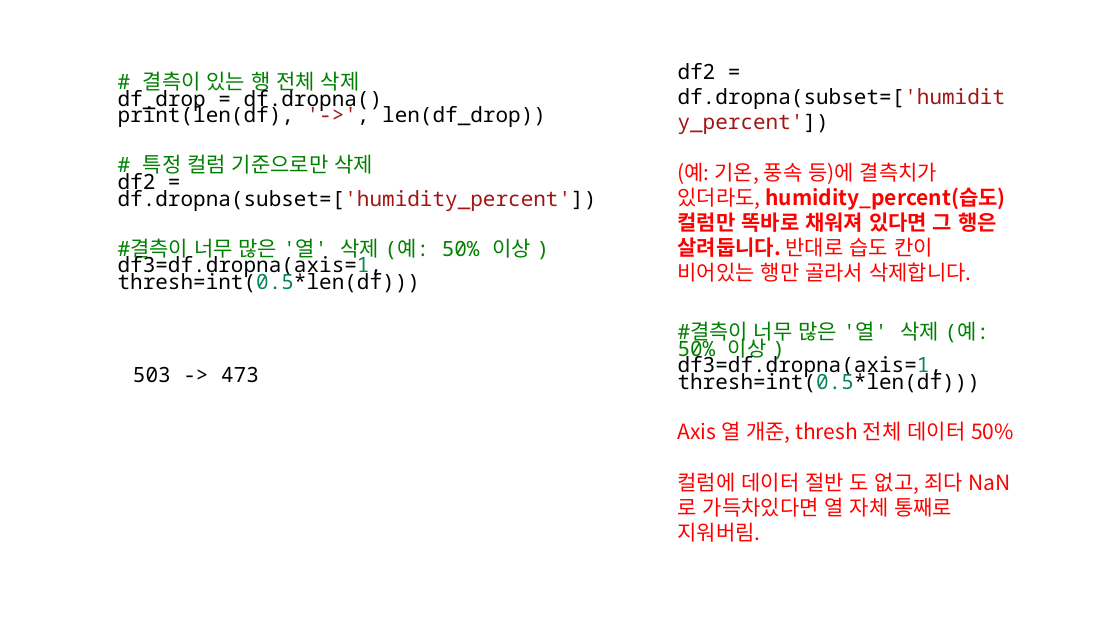
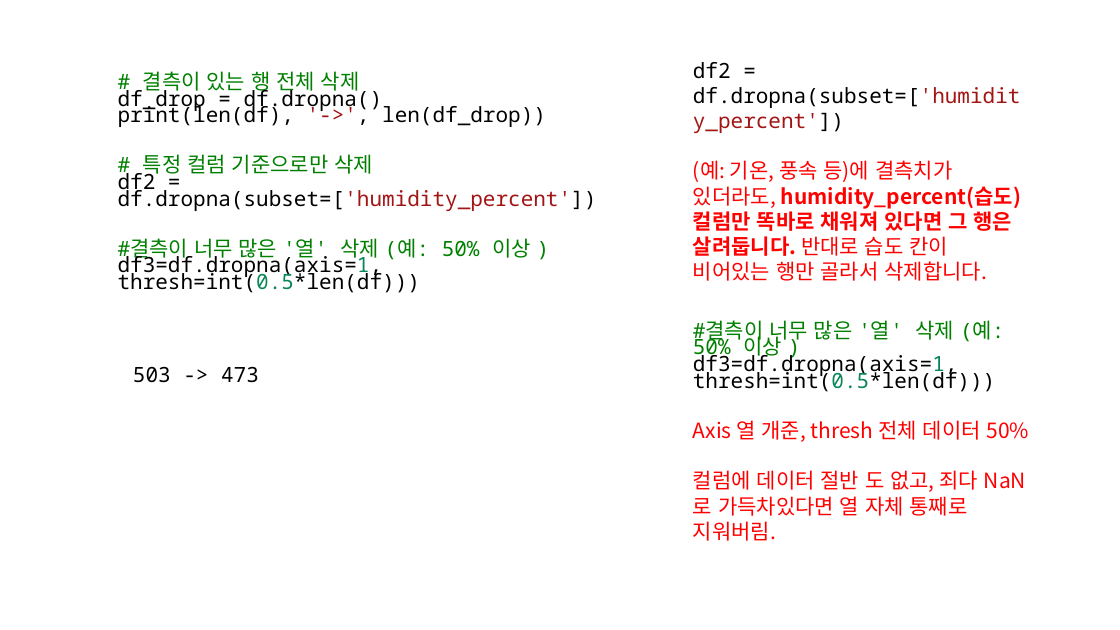
Before and after one commit to taesub0204/python, a slide deck: slide 9 of 반도체장비분석프로그래밍_python/천재성.pptx (slide 8 before the commit). Drawn at 1120x630 pixels with LibreOffice and Linux fonts; fonts in the diff are those of the drawing. Boxes give left, top, right and bottom in pixels: in the first picture for what was removed or moved away, otherwise in the second. Text is boxed around its words. In the diff, an @@ line names an element or a change of style, - is before the commit and + after.

Commit message:
장비데이터분석 PPT

```diff
--- a/반도체장비분석프로그래밍_python/천재성.pptx
+++ b/반도체장비분석프로그래밍_python/천재성.pptx
@@ text "df2 = df.dropna(subset=['humidity_percent'])": place and size @@
-text "df2 = df.dropna(subset=['humidity_percent'])" at (678, 63, 1014, 542)
+text "df2 = df.dropna(subset=['humidity_percent'])" at (693, 62, 1030, 541)
```
Also in this commit, not shown: 8 other slides changed, 2 slides added, 2 other files.
